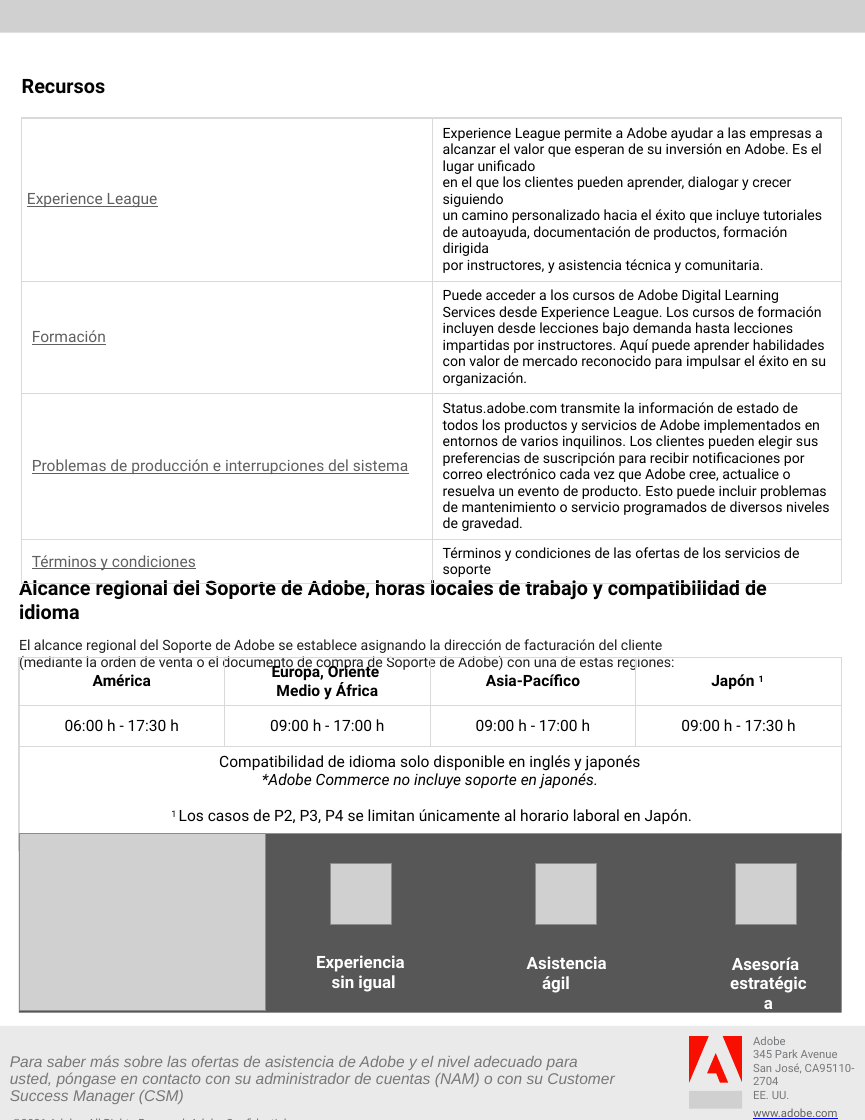
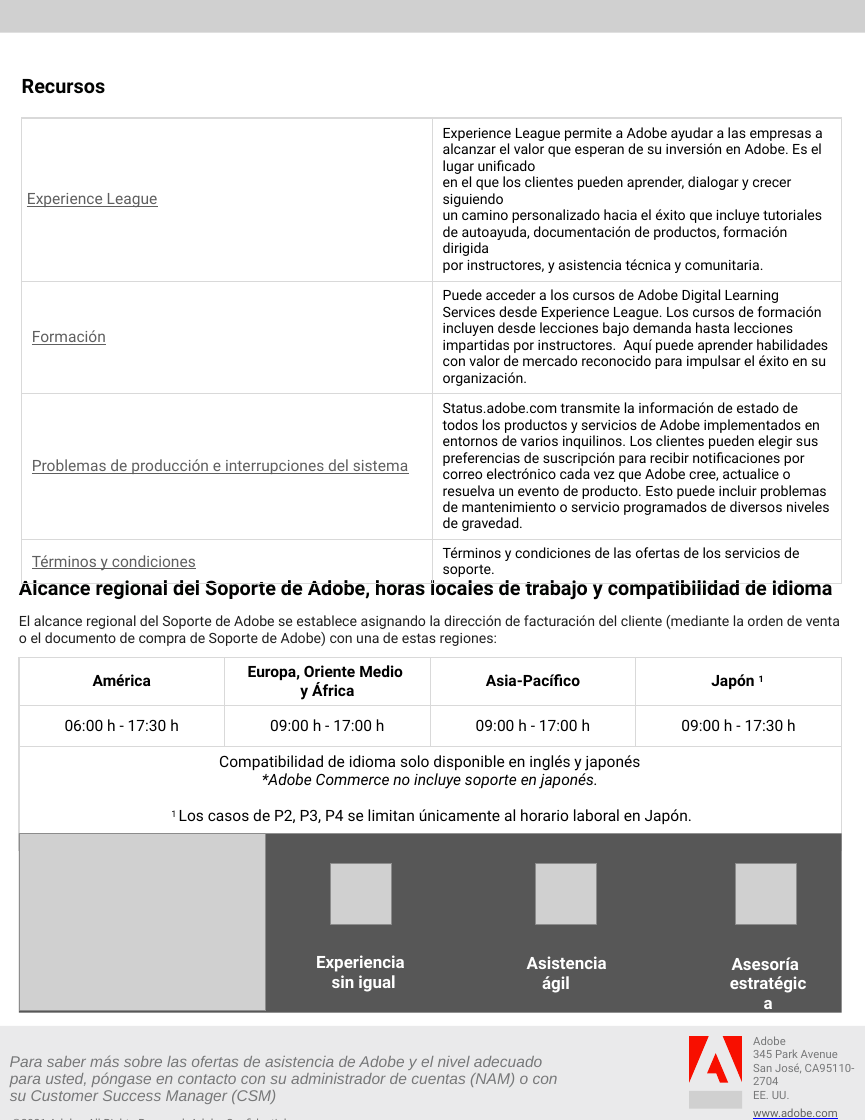
Before and after one commit to AdobeDocs/support-resources.es-ES, a slide deck: slide 3 of help/data-sheets/assets/OnlineSupportDatasheet.pptx. Drawn at 865x1120 pixels with LibreOffice and Linux fonts; fonts in the diff are those of the drawing; grey boxes stand for pictures; background and template pictures are left out. Boxes give left, top, right and bottom in pixels: in the first picture for what was removed or moved away, otherwise in the second. Text is boxed around its words. In the diff, an @@ line names an element or a change of style, - is before the commit and + after.

```diff
--- a/help/data-sheets/assets/OnlineSupportDatasheet.pptx
+++ b/help/data-sheets/assets/OnlineSupportDatasheet.pptx
@@ table at (21,118,842,581) @@
-row 4, column 2: Términos y condiciones de las ofertas de los servicios de soporte
+row 4, column 2: Términos y condiciones de las ofertas de los servicios de soporte.
@@ text "Alcance regional del Soporte de ..." rewrapped from (19,580,767,672) to (19,580,840,646) @@
@@ text "Para saber más sobre las ..." rewrapped from (10,1055,615,1104) to (10,1055,558,1104) @@
```
Also in this commit, not shown: 2 other slides changed, 8 other files.
